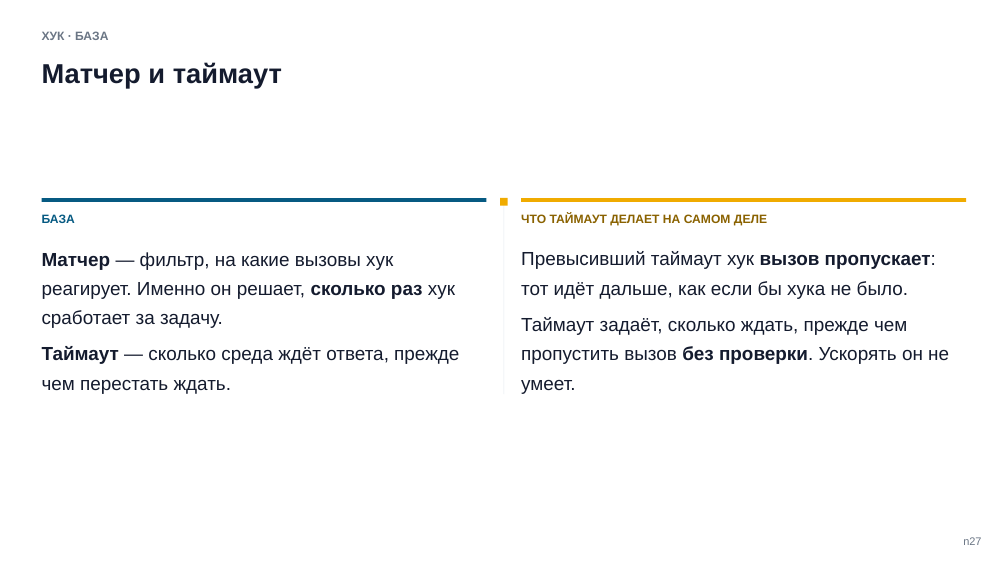
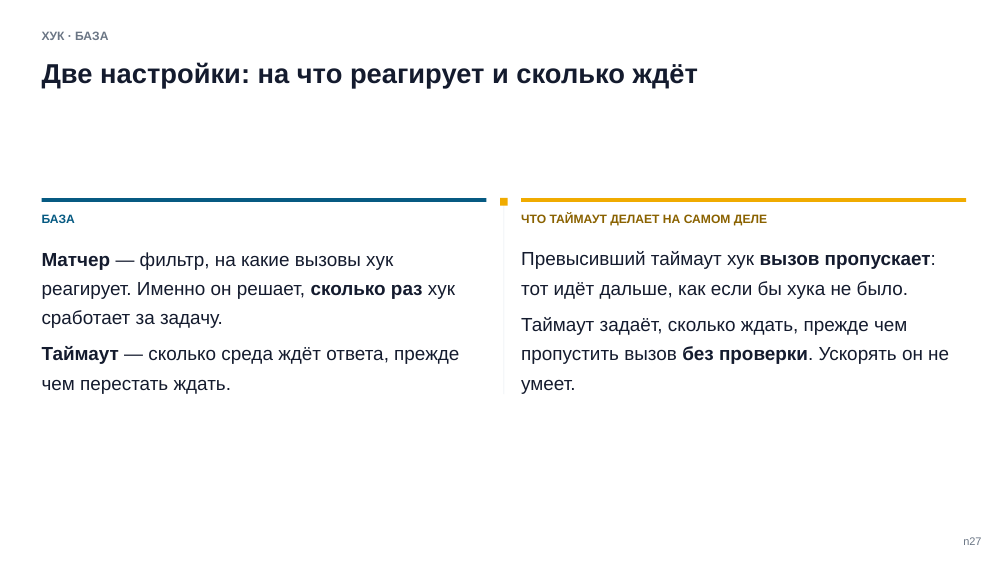
Before and after one commit to tellina-study/AI-usage-lessons, a slide deck: slide 29 of library/seminars/sem-05/rendered/sem-05.pptx. Drawn at 1008x567 pixels with LibreOffice and Linux fonts; fonts in the diff are those of the drawing. Boxes give left, top, right and bottom in pixels: in the first picture for what was removed or moved away, otherwise in the second. Text is boxed around its words. In the diff, an @@ line names an element or a change of style, - is before the commit and + after.

```diff
--- a/library/seminars/sem-05/rendered/sem-05.pptx
+++ b/library/seminars/sem-05/rendered/sem-05.pptx
@@ text at bbox=[42, 62, 698, 88]: text changed @@
-Матчер и таймаут
+Две настройки: на что реагирует и сколько ждёт
```
Also in this commit, not shown: 2 other slides changed, 9 other files.
